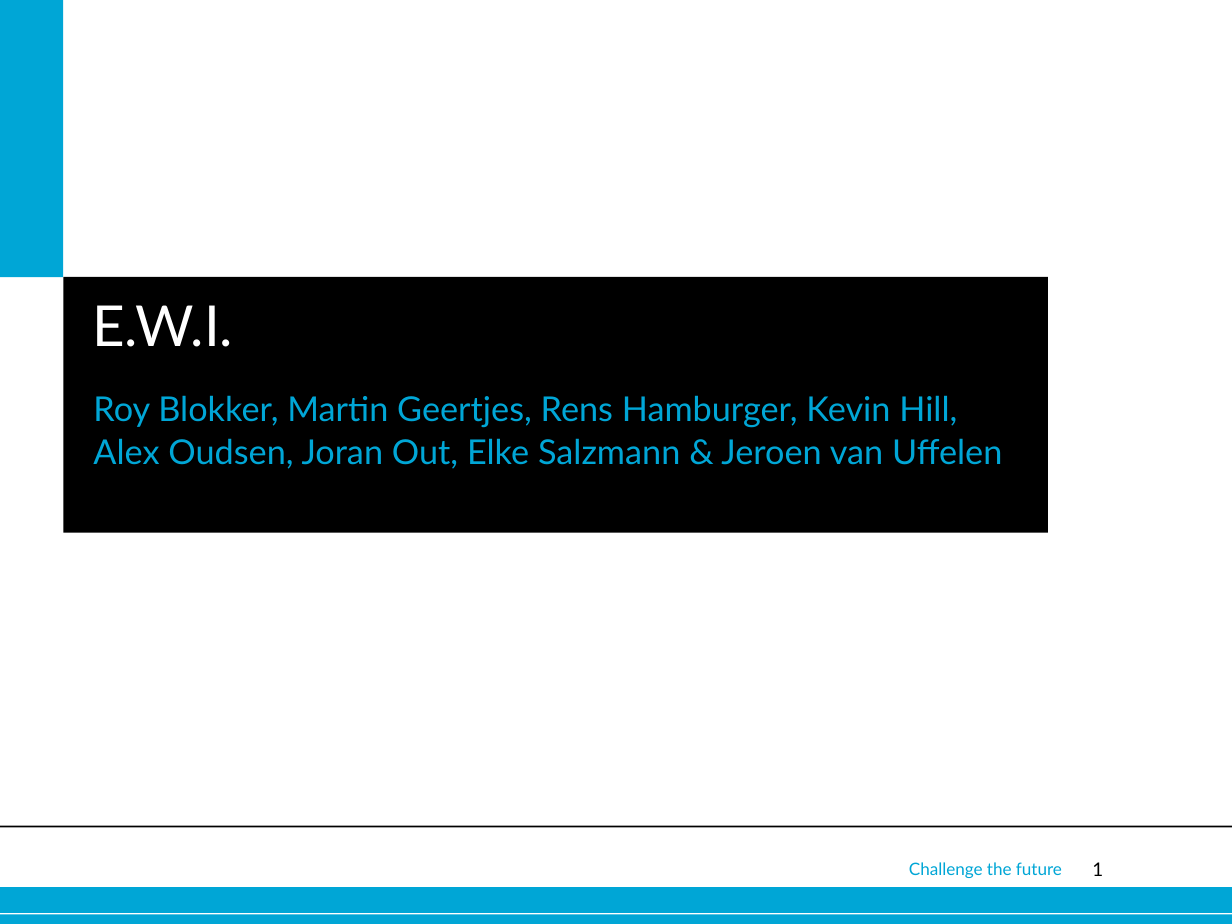
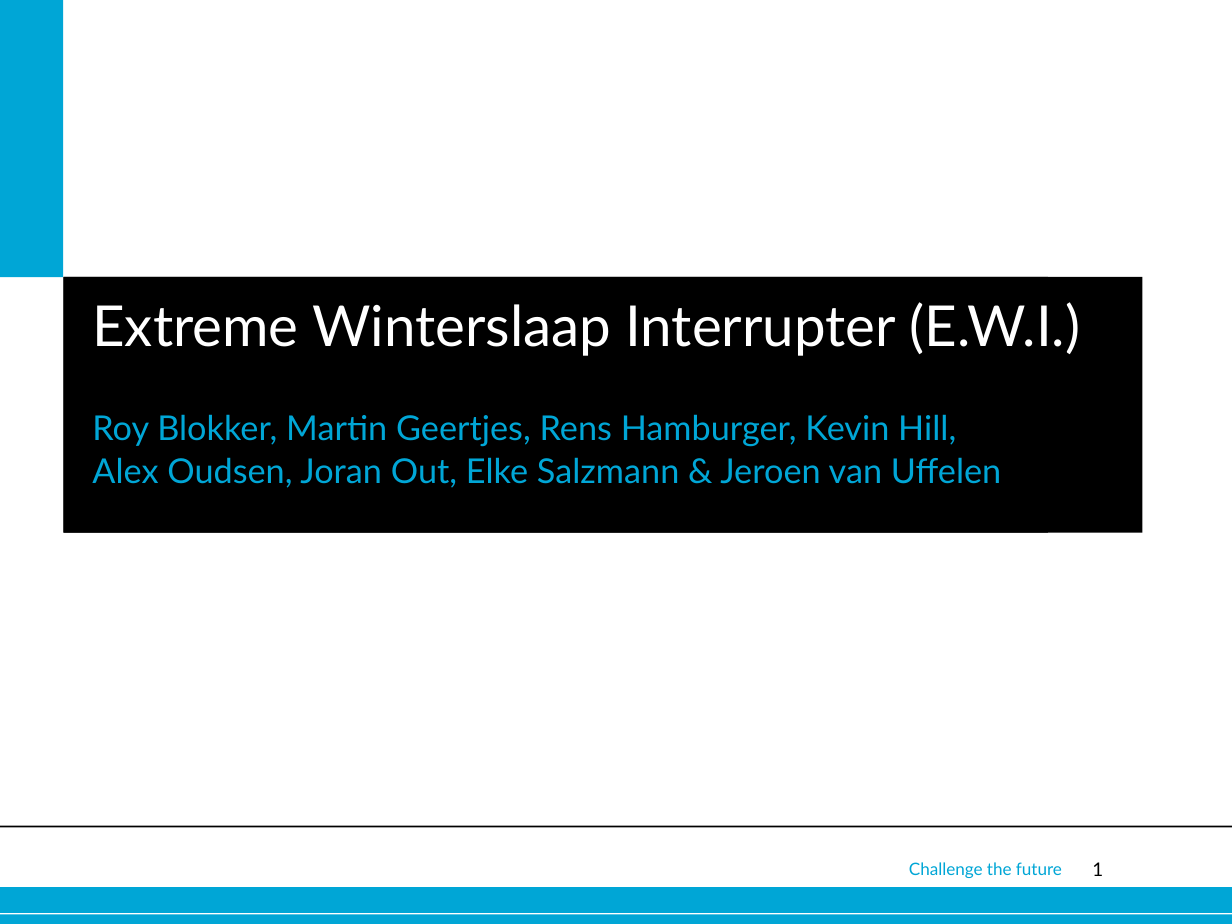
Before and after one commit to Alex-Oudsen/EPO-3, a slide deck: slide 1 of Presentatie/Presentatie groep A1.pptx. Drawn at 1232x924 pixels with LibreOffice and Linux fonts; fonts in the diff are those of the drawing; background and template pictures are left out. Boxes give left, top, right and bottom in pixels: in the first picture for what was removed or moved away, otherwise in the second. Text is boxed around its words. In the diff, an @@ line names an element or a change of style, - is before the commit and + after.

```diff
--- a/Presentatie/Presentatie groep A1.pptx
+++ b/Presentatie/Presentatie groep A1.pptx
@@ rectangle: place and size @@
-rectangle at [64,277,1048,532]
+rectangle at [64,277,1143,532]
@@ rectangle added at [64,277,1048,532], fill #000000 @@
@@ title at [92,302,1080,356]: text changed @@
-E.W.I.
+Extreme Winterslaap Interrupter (E.W.I.)
@@ subtitle "Roy Blokker, Martin Geertjes, Rens ...": place and size @@
-subtitle "Roy Blokker, Martin Geertjes, Rens ..." at [93,395,1002,469]
+subtitle "Roy Blokker, Martin Geertjes, Rens ..." at [92,414,1001,488]
```
Also in this commit, not shown: 1 other file.
